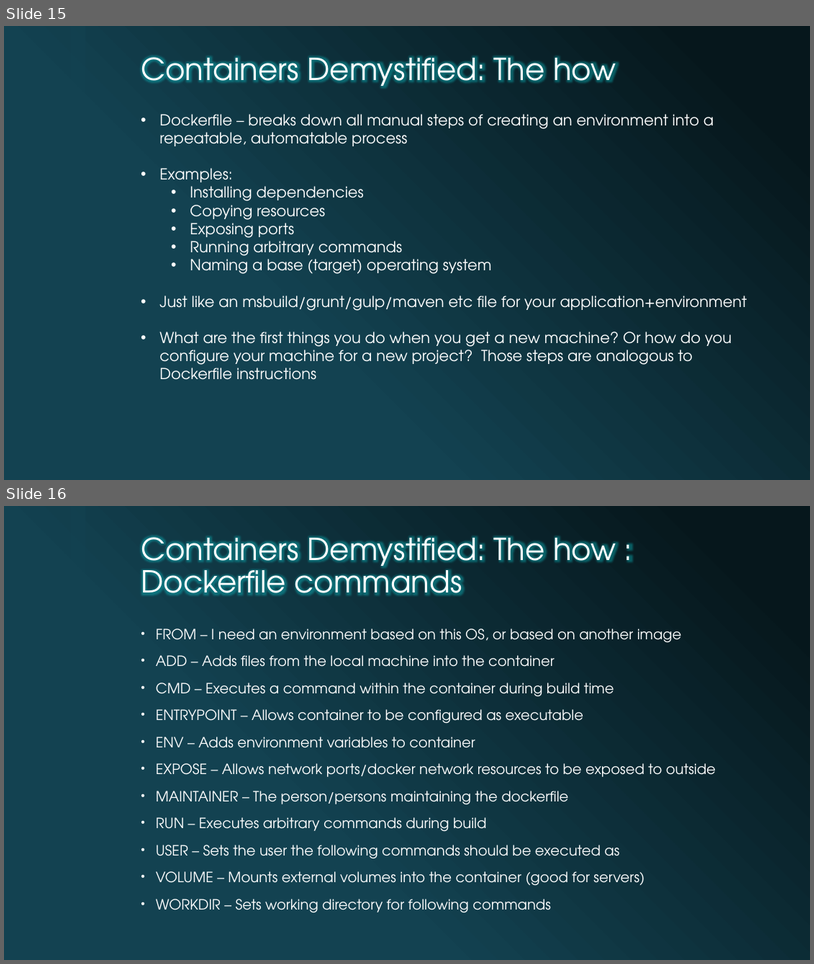
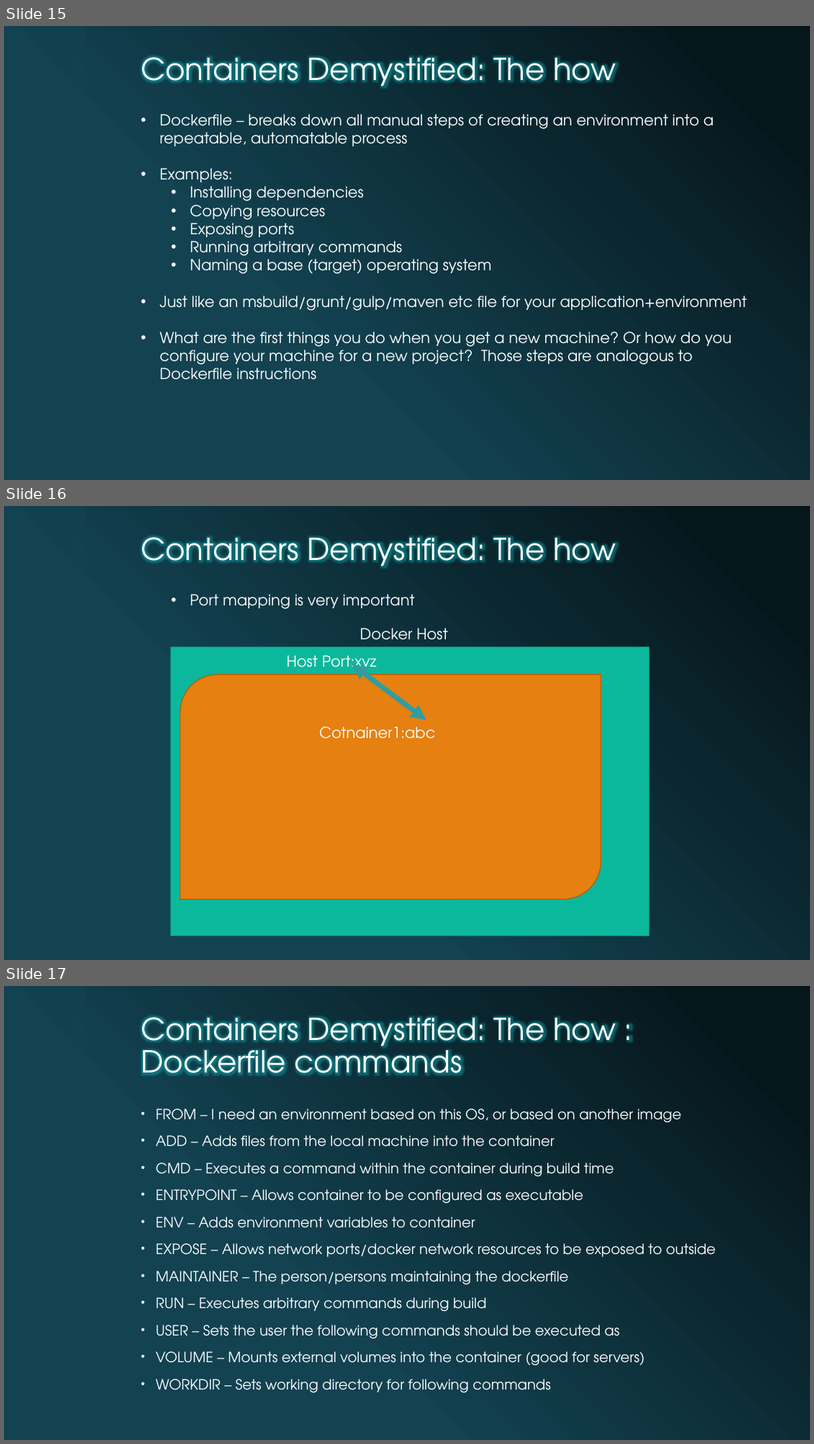
Before and after one commit to dankydoo/docker-demo, a slide deck: Containers Demystified.pptx. Shown one above the other, each under a label of ours: slides 15 and 16 before the commit, slides 15, 16 and 17 after it. The pictures are 814x964 and 814x1444 pixels, drawn with LibreOffice and Linux fonts; fonts in the diff are those of the drawing; background and template pictures are left out. Boxes give left, top, right and bottom in pixels: in the first picture for what was removed or moved away, otherwise in the second. Text is boxed around its words. In the diff, an @@ line names an element or a change of style, - is before the commit and + after.

Commit message:
updating preso

```diff
--- a/Containers Demystified.pptx
+++ b/Containers Demystified.pptx
@@ slide 16 added at bbox=[4, 506, 810, 960], background picture (left out); not listed: 1 template element that a slide beside it also shows @@
@@ title added at bbox=[141, 536, 616, 567], 36 pt, text #FFFFFF @@
+Containers Demystified: The how
@@ text added at bbox=[190, 594, 415, 609], 18 pt, text #FFFFFF @@
+  • Port mapping is very important
@@ text added at bbox=[360, 628, 448, 640], 18 pt, text #FFFFFF @@
+Docker Host
@@ rectangle added at bbox=[170, 647, 650, 936], fill #0CB89B, outline #098873 1 pt @@
@@ text added at bbox=[287, 655, 377, 667], 18 pt, text #FFFFFF @@
+Host Port:xyz
@@ round diag rect added at bbox=[180, 674, 601, 898], fill #E68010, outline #AA5F0C 1 pt @@
@@ double arrow added from (426, 720) to (352, 664), #339C9F 6 pt @@
@@ arrow added from (314, 732) to (223, 764), #339C9F 9.5 pt @@
@@ text added at bbox=[319, 726, 435, 739], 18 pt, text #FFFFFF @@
+Cotnainer1:abc
@@ what was slide 16 is now slide 17 @@
```
